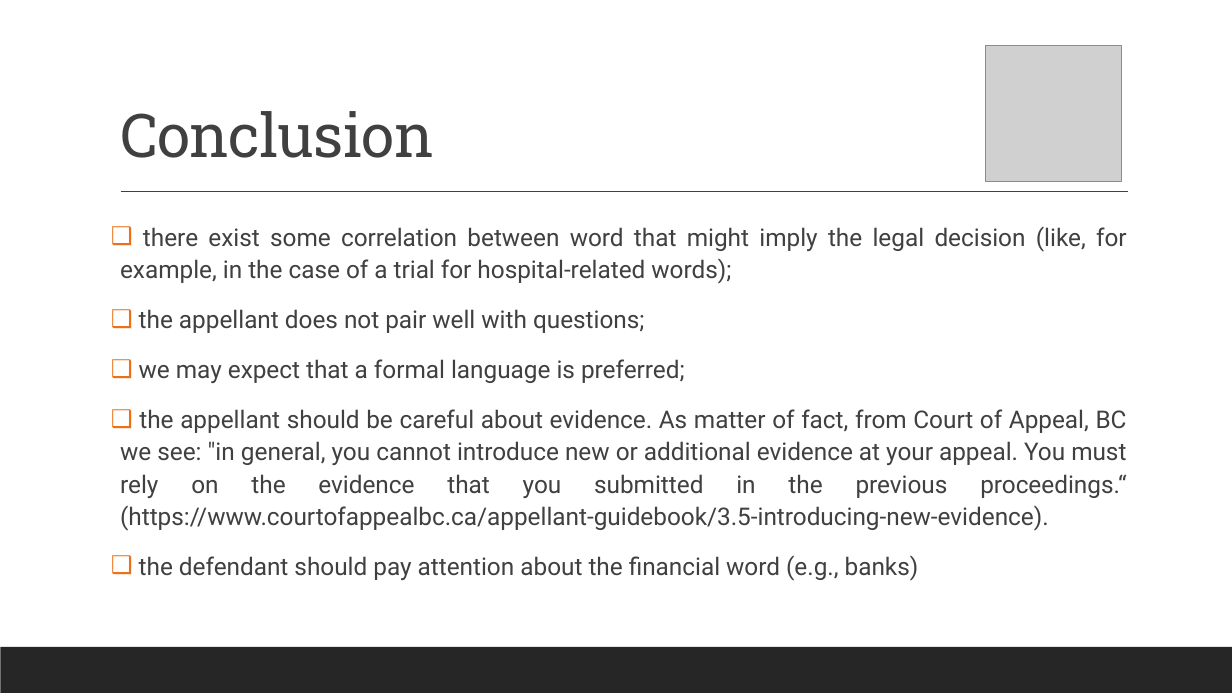
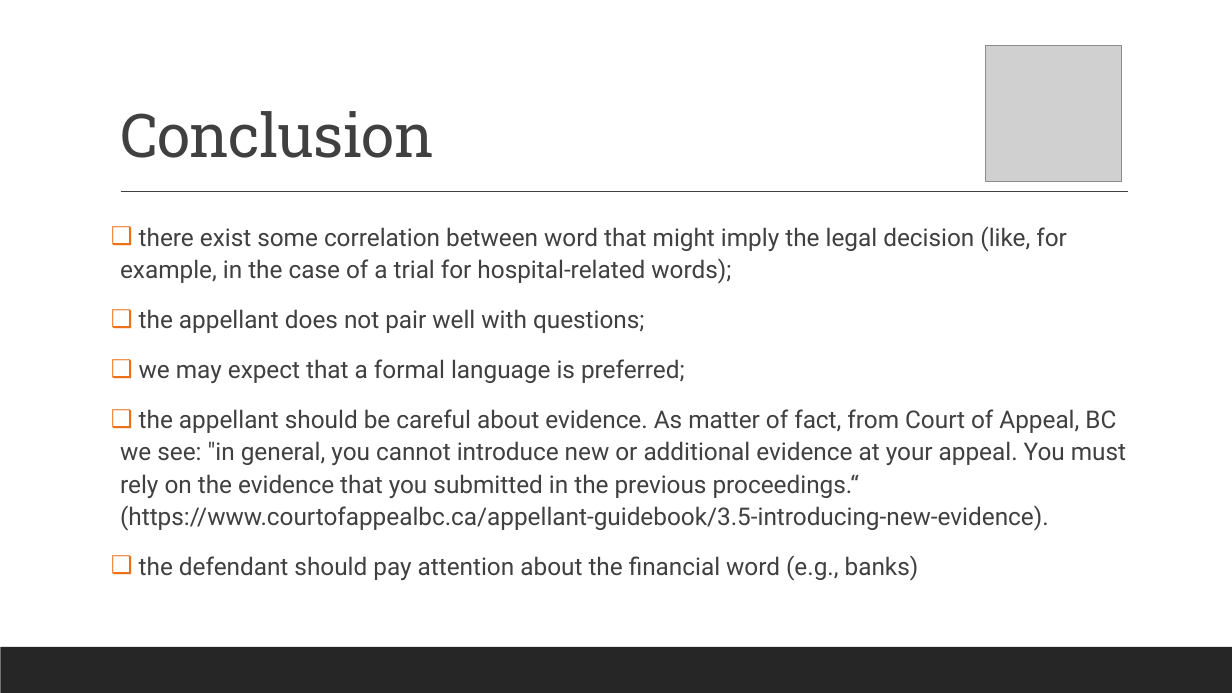
Before and after one commit to tommasopessina/Information-Retrieval-Exam, a slide deck: slide 9 of The importance of word in the legal context.pptx. Drawn at 1232x693 pixels with LibreOffice and Linux fonts; fonts in the diff are those of the drawing; grey boxes stand for pictures. Boxes give left, top, right and bottom in pixels: in the first picture for what was removed or moved away, otherwise in the second. Text is boxed around its words. In the diff, an @@ line names an element or a change of style, - is before the commit and + after.

```diff
--- a/The importance of word in the legal context.pptx
+++ b/The importance of word in the legal context.pptx
@@ text "there exist some correlation between ..." at box(120, 226, 1126, 581): alignment justified to left @@
```
Also in this commit, not shown: 1 other slide changed.
